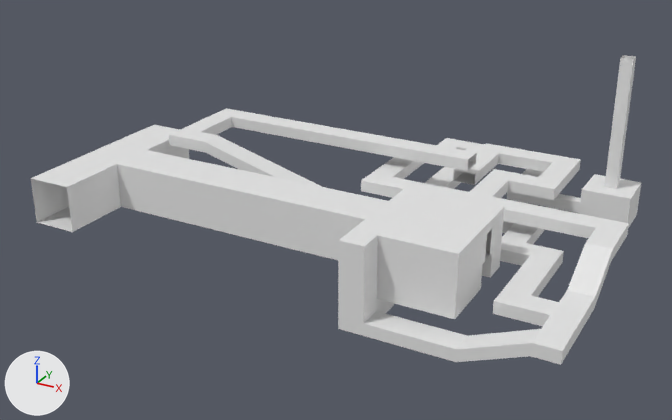
A saved change to the Blender file Assets/Meshes/Temple/Temple.blend.
Rendered twice from a 50 mm lens placed at (23.7, -58.6, 32.6), pointed at (-11.5, 5.4, 0.5). Arrows for +X, +Y and +Z are at lower left; the lights stay in place.

Objects in the first picture: 'InitialRoom', 'InitialRoomCorridor', 'InitialTunnel', 'Treasure01'.
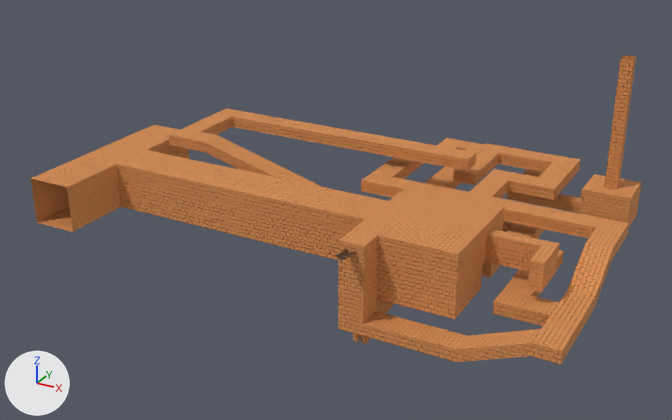
Location of each change, (x1, y1, x2, y2) in pixels of the pictures (672 x 420 px):
'InitialRoom', reshaped (34% wider)
    before: (338, 187, 504, 336)
    after: (338, 187, 560, 344)
'Pipe', added
    after: (336, 249, 356, 261)
part 1 of me_cube_001, added
    after: (353, 333, 370, 344)
part 2 of me_cube_001, added (orange)
    after: (485, 229, 560, 292)
part 3 of me_cube_001, added (brown)
    after: (338, 299, 394, 336)
part 4 of me_cube_001, recoloured (white to orange)
    both: (338, 187, 504, 319)
part 5 of me_plane, added
    after: (453, 153, 477, 185)
part 6 of me_plane, recoloured (white to orange)
    both: (169, 108, 629, 365)
part 7 of me_cube_002, recoloured (grey to brown)
    both: (579, 55, 641, 228)
part 8 of me_plane_001, recoloured (white to orange)
    both: (31, 125, 388, 260)

What changed in the scene script:
```text
Add mat_sandbrick:
    mat_sandbrick = bpy.data.materials.new('SandBrick')
    # uses the picture img_sandbricks_albedo_png
    # uses the picture img_sandbricks_normal_png
Add mat_wood:
    mat_wood = bpy.data.materials.new('Wood')
    # uses the picture img_wood035_1k_jpg_color_jpg
    # uses the picture img_wood035_1k_jpg_normalgl_jpg
    # uses the picture img_wood035_1k_jpg_roughness_jpg
Change me_cube_001:
    remove me_cube_001.from_pydata(...)  # 56 vertices, 48 faces; spans x -4.0..4.0, y -8.0..3.0, z -2.0..5.0
    add me_cube_001.from_pydata(...)  # 127 vertices, 105 faces; spans x -4.0..9.0, y -8.0..3.0, z -3.8..5.0
    me_cube_001 part 1: a new loose piece of 52 vertices spanning x -4.0..-2.0, y -8.0..-3.0, z -3.8..-2.0, in mat_sandbrick
    me_cube_001 part 2: 12 vertices added at x 8.0..9.0, y -3.0..0.5, z 2.0..4.2
    me_cube_001 part 3: 7 vertices added at x -4.0..-2.0, y -8.0..-3.0, z -1.0
    me_cube_001 part 4: 41 faces spanning x -4.0..4.0, y -8.0..3.0, z 0.0..5.0 switch from no material to mat_sandbrick
Change me_plane:
    verts and faces of me_plane; kept vertices keep their numbers, new ones are numbered from 224
    remove me_plane.from_pydata(...)  # 224 vertices, 221 faces; spans x -28.0..12.0, y -8.0..26.0, z -2.0..5.0
    add me_plane.from_pydata(...)  # 224 vertices, 223 faces; spans x -28.0..12.0, y -8.0..26.0, z -2.0..5.0
    me_plane part 5
    add faces += [(216, 217, 219, 218), (180, 182, 183, 181)]
    me_plane part 6: 221 faces spanning x -28.0..12.0, y -8.0..26.0, z -2.0..5.0 switch from no material to mat_sandbrick
Change me_cube_002:
    where me_cube_002.from_pydata(...)  # 22 vertices, 18 faces; spans x -2.0..2.0, y -2.0..2.0, z 0.0..14.0
    me_cube_002 part 7: 18 faces spanning x -2.0..2.0, y -2.0..2.0, z 0.0..14.0 switch from no material to mat_sandbrick
Change me_plane_001:
    remove me_plane_001.from_pydata(...)  # 20 vertices, 15 faces; spans x -22.0..6.6, y -8.0..8.0, z 0.0..4.0
    add me_plane_001.from_pydata(...)  # 24 vertices, 18 faces; spans x -22.0..6.6, y -8.0..8.0, z 0.0..4.0
    me_plane_001 part 8: 14 faces spanning x -22.0..6.6, y -8.0..8.0, z 0.0..4.0 switch from no material to mat_sandbrick
Add ob_pipe:
    ob_pipe = bpy.data.objects.new('Pipe', me_cylinder_001)  # 68 vertices, 66 faces; spans x -0.34..0.34, y -2.06..2.06, z -0.27..0.05
    ob_pipe.location = (-3.0, -7.5, 4.4)
    ob_pipe.rotation_euler = (-0.133, 0.0, 0.0)  # degrees (-7.6, 0, 0)
```
